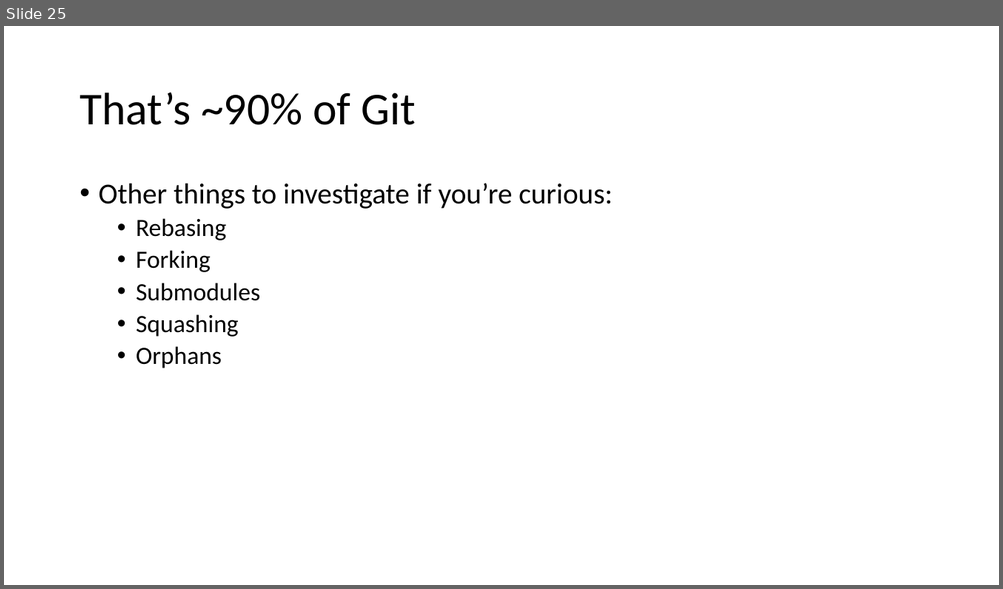
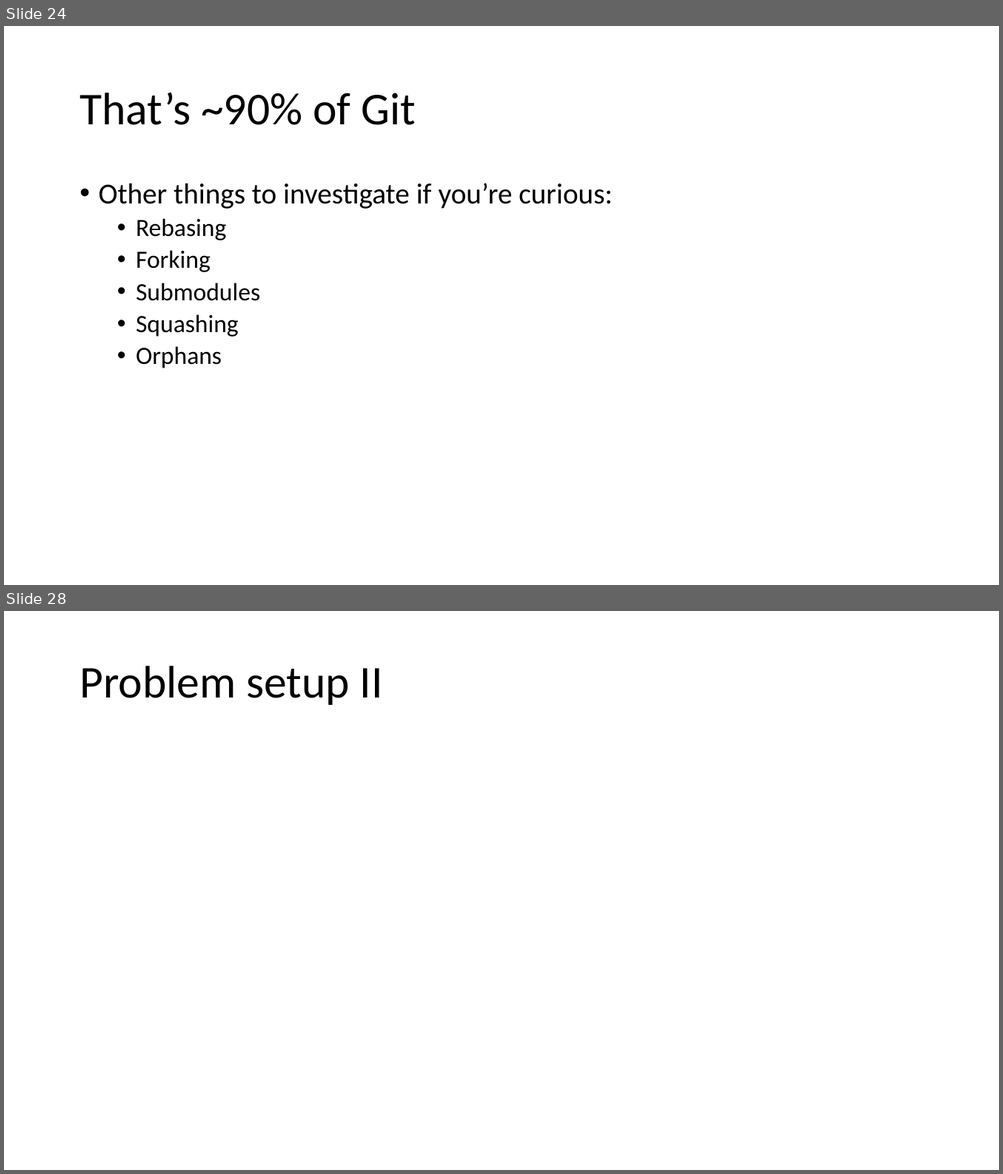
Before and after one commit to maxxb77/EBGN632_2019, a slide deck: ClassSlides/Course2.pptx. Shown one above the other, each under a label of ours: slide 25 before the commit, slides 24 and 28 after it; the slides between them are not shown. The pictures are 1003x589 and 1003x1174 pixels, drawn with LibreOffice and Linux fonts; fonts in the diff are those of the drawing; grey boxes stand for pictures. Boxes give left, top, right and bottom in pixels: in the first picture for what was removed or moved away, otherwise in the second. Text is boxed around its words. In the diff, an @@ line names an element or a change of style, - is before the commit and + after.

Commit message:
Adding Louis' workshop problem description and math

```diff
--- a/ClassSlides/Course2.pptx
+++ b/ClassSlides/Course2.pptx
@@ slide 28 added at [4, 611, 999, 1170], background #FFFFFF @@
@@ title added at [79, 666, 383, 705], 44 pt, text #000000 @@
+Problem setup II
@@ what was slide 25 is now slide 24 @@
```
Also in this commit, not shown: 1 slide changed, 4 other slides added, 2 slides removed.
